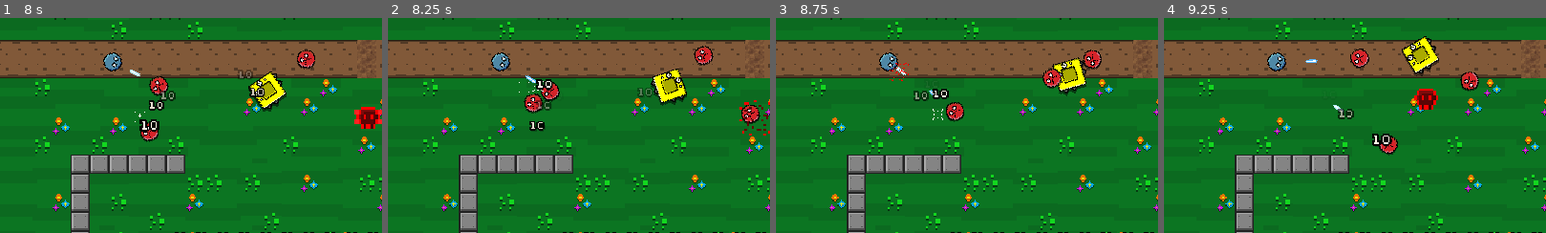
Above: before the commit, frames 1-4 (left to right).
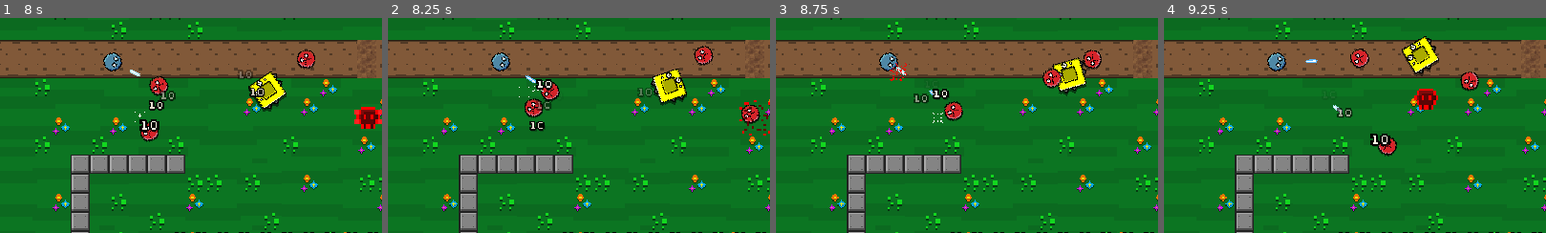
Above: after the commit, the same moments.

Repository: veprogames/top-down-incremental
Game: Godot game, scene res://level/level.tscn
Same seed, same stepped clock (60 frames per second), same inputs: the game is played once before the commit and once after it.
Inputs (mouse positions are % of the whole screen's width and height, from its top left):
- Up to frame 1 (8 s): move the mouse to (55, 50) at 0.52 s; move the mouse to (45, 50) at 1.27 s; move the mouse to (52, 48) at 2.02 s; move the mouse to (49, 52) at 2.77 s; move the mouse to (57, 51) at 3.52 s; move the mouse to (42, 49) at 4.27 s; move the mouse to (51, 50) at 5.02 s; move the mouse to (46, 48) at 5.77 s; move the mouse to (55, 50) at 6.52 s; move the mouse to (45, 50) at 7.27 s
- Up to frame 2 (8.25 s): move the mouse to (52, 48) at 8.02 s
- Up to frame 3 (8.75 s): no input
- Up to frame 4 (9.25 s): move the mouse to (49, 52) at 8.77 s
The pictures show only the part of the screen within x 35-85%, y 40-90%; the shares and areas given below are measured in that part.

Frame 1 is identical in both runs. In frame 2, 0.4% of the frame differs, in the area x 34-41%, y 29-47%; in frame 3, 0.5%, in the area x 30-50%, y 20-49%; in frame 4, 0.5%.

Commit message:
raycast less often

Diff:
--- a/bullet/player/bullet_player.gd
+++ b/bullet/player/bullet_player.gd
@@ -14,6 +14,8 @@
 const SPEED_MULTIPLIER_ACCELERATION: float = 1.0
 var speed_multiplier: float = SPEED_MULTIPLIER_BASE
 
+var physics_frame: int = 0
+
 
 func _process(_delta: float) -> void:
 	animated_sprite.modulate.a = min(1.0, 2.0 * (1.0 - travelled))
@@ -24,13 +26,17 @@
 func _physics_process(delta: float) -> void:
 	super._physics_process(delta)
 
-	# bounce on walls
+	physics_frame += 1
+
 	var motion: Vector2 = get_velocity() * delta
-	var ray_cast_result: Utils.RayCastResult = Utils.cast_ray(self, motion, 0b100)
-	if ray_cast_result:
-		var normal: Vector2 = ray_cast_result.normal
-		var normal_angle: float = normal.angle() as float
-		rotation += 2 * (normal_angle - rotation) + PI
+
+	if physics_frame % 8 == 0:
+		# bounce on walls
+		var ray_cast_result: Utils.RayCastResult = Utils.cast_ray(self, motion.normalized() * 8, 0b100)
+		if ray_cast_result:
+			var normal: Vector2 = ray_cast_result.normal
+			var normal_angle: float = normal.angle() as float
+			rotation += 2 * (normal_angle - rotation) + PI
 
 	# homing
 	if is_instance_valid(target_enemy):
--- a/enemy/enemy.gd
+++ b/enemy/enemy.gd
@@ -19,6 +19,8 @@
 var knockback_velocity: Vector2 = Vector2.ZERO
 const KNOCKBACK_FRICTION: float = 2
 
+var physics_frame: int = 0
+
 func _ready() -> void:
 	assert(is_instance_valid(level))
 
@@ -39,6 +41,8 @@
 
 
 func _physics_process(delta: float) -> void:
+	physics_frame += 1
+
 	velocity = Vector2.ZERO
 
 	for behavior: EnemyMoveBehavior in move_behaviors:
@@ -56,12 +60,14 @@
 
 	knockback_velocity = knockback_velocity.lerp(Vector2.ZERO, delta * KNOCKBACK_FRICTION)
 
-	# check collision with walls
-	# can rarely glitch out on concave edges
-	var raycast_result: Utils.RayCastResult = Utils.cast_ray(self, motion.normalized() * 8, 0b100)
-	if raycast_result:
-		var knockback: Vector2 = raycast_result.normal * 400
-		knockback_velocity += knockback
+	if physics_frame % 8 == 0:
+		# check collision with walls
+		# can rarely glitch out on concave edges
+		var distance: float = sprite.texture.get_width() / 2.0
+		var raycast_result: Utils.RayCastResult = Utils.cast_ray(self, motion.normalized() * distance, 0b100)
+		if raycast_result:
+			var knockback: Vector2 = raycast_result.normal * 400
+			knockback_velocity += knockback
 
 
 func damage(amount: float) -> void:
